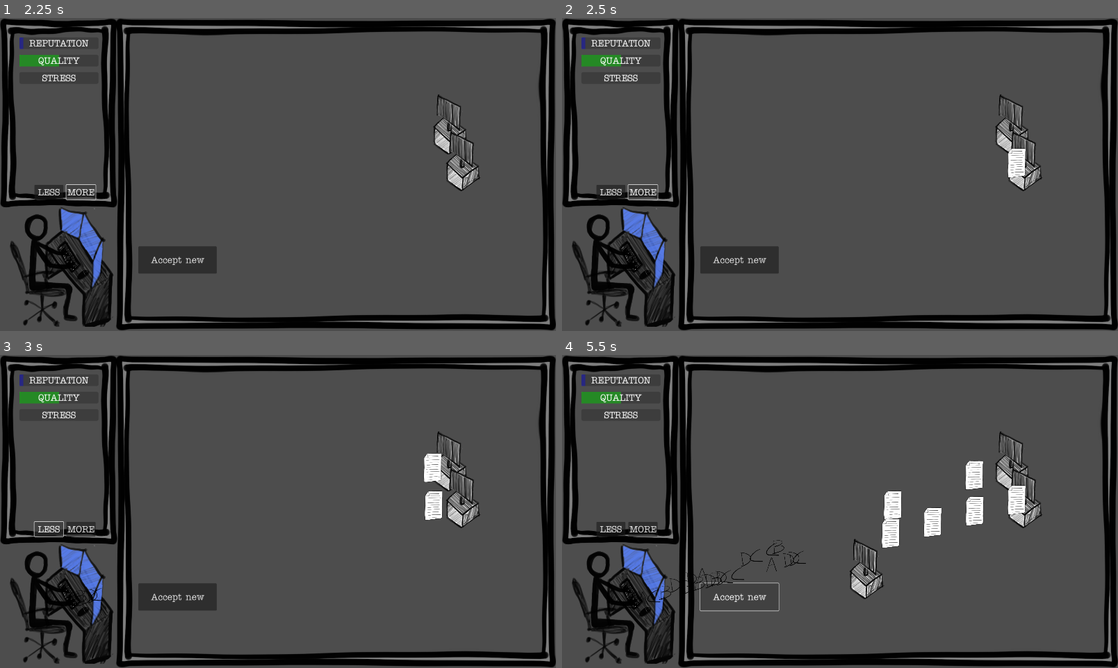
Above: before the commit, frames 1-4 (two rows, left to right).
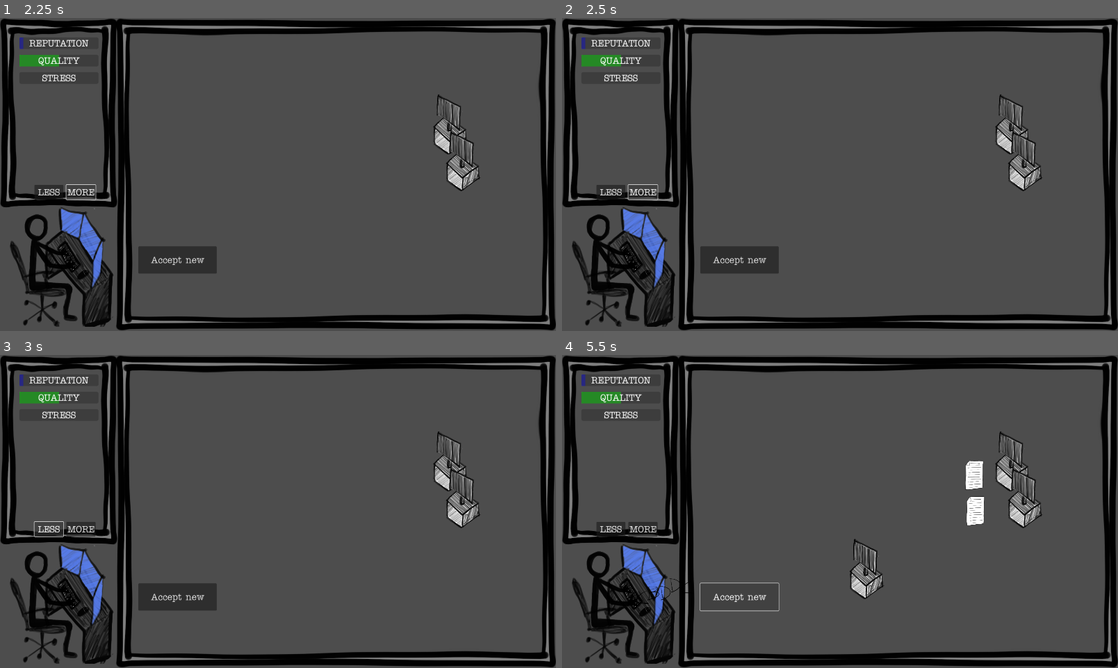
Above: after the commit, the same moments.

Repository: ildede/game-off-2025
Game: Godot game, scene res://main.tscn
Two runs of this game, one before a commit and one after it. Both use one fixed random seed, a clock stepped at 60 frames per second and the inputs below.
Inputs:
- Up to frame 1 (2.25 s): click "Accept new" at 0.5 s; click "Accept new" at 1.25 s; click "MORE" at 2 s
- Up to frame 2 (2.5 s): no input
- Up to frame 3 (3 s): click "LESS" at 2.75 s
- Up to frame 4 (5.5 s): click "MORE" at 3.5 s; click "LESS" at 4.25 s; click "Accept new" at 5 s

Frame 1 is identical in both runs. In frame 2, 0.3% of the frame differs, in the area x 11-84%, y 41-81%; in frame 3, 0.6%; in frame 4, 1.4%.

Commit message:
feat: each letter can collide only with the proper task

Diff:
--- a/client/client.gd
+++ b/client/client.gd
@@ -17,9 +17,6 @@
 	path_to_translator = path
 	add_child(path_to_translator)
 
-func _ready() -> void:
-	print("Client ready")
-
 func _on_timer_timeout() -> void:
 	var task = task_scene.instantiate()
 	path_to_translator.add_child(task)
--- a/client/timer.gd
+++ b/client/timer.gd
@@ -3,4 +3,4 @@
 
 # Called when the node enters the scene tree for the first time.
 func _ready() -> void:
-	wait_time = randi_range(1, 2)
+	wait_time = randi_range(1, 10)
--- a/global_signal/global_signal.gd
+++ b/global_signal/global_signal.gd
@@ -5,7 +5,3 @@
 signal update_reputation
 signal update_stress
 signal update_quality
-
-# Called when the node enters the scene tree for the first time.
-func _ready() -> void:
-	print("global_receiver ready")
--- a/info_panel.gd
+++ b/info_panel.gd
@@ -10,7 +10,6 @@
 	GlobalSignal.update_quality.connect(quality_change)
 
 func reputation_change(value):
-	print("[InfoPanel] reputation change")
 	$MarginContainer/GridContainer/ReputationLabel/ReputationBar.value += value
 
 func stress_change(value):
--- a/letters/letter.gd
+++ b/letters/letter.gd
@@ -3,6 +3,7 @@
 var speed = 200
 var possible_letters = ["A","B","C","D"]
 var target: PathFollow2D
+var target_id: int
 
 func _ready() -> void:
 	var imported_resource = load("res://letters/{0}.png".format([possible_letters.pick_random()]))
@@ -16,4 +17,5 @@
 
 func _on_body_entered(body: Node2D) -> void:
 	if "task_id" in body:
-		GlobalSignal.letter_hit_task.emit(self, body)
+		if body.task_id == target_id:
+			GlobalSignal.letter_hit_task.emit(self, body)
--- a/translator/translator.gd
+++ b/translator/translator.gd
@@ -18,12 +18,12 @@
 func fire() -> void:
 	var l = letters.instantiate()
 	l.position = $Translator.position
-	l.target = tasks.pick_random()
+	var target_task = tasks.pick_random()
+	l.target = target_task
+	l.target_id = target_task.get_node("CharacterBody2D").task_id
 	add_child(l)
 
 func task_hit(letter, task) -> void:
-	print("[Translator] task hit")
-	print(letter)
 	GlobalSignal.update_reputation.emit(0.5)
 	GlobalSignal.update_stress.emit(-2)
 
@@ -32,6 +32,7 @@
 	if found_index >= 0:
 		var task_found = tasks.pop_at(found_index)
 		task_found.queue_free()
+		letter.queue_free()
 
 func _on_more_pressed() -> void:
 	$WPM.wait_time -= 0.1
@@ -41,7 +42,6 @@
 
 func _on_static_body_2d_body_entered(body: Node2D) -> void:
 	if "task_id" in body:
-		print("colpito da task_id", body.task_id)
 		GlobalSignal.update_reputation.emit(-0.5)
 		GlobalSignal.update_stress.emit(2)
 		var found_index = tasks.find_custom(func has_task_id(t):
